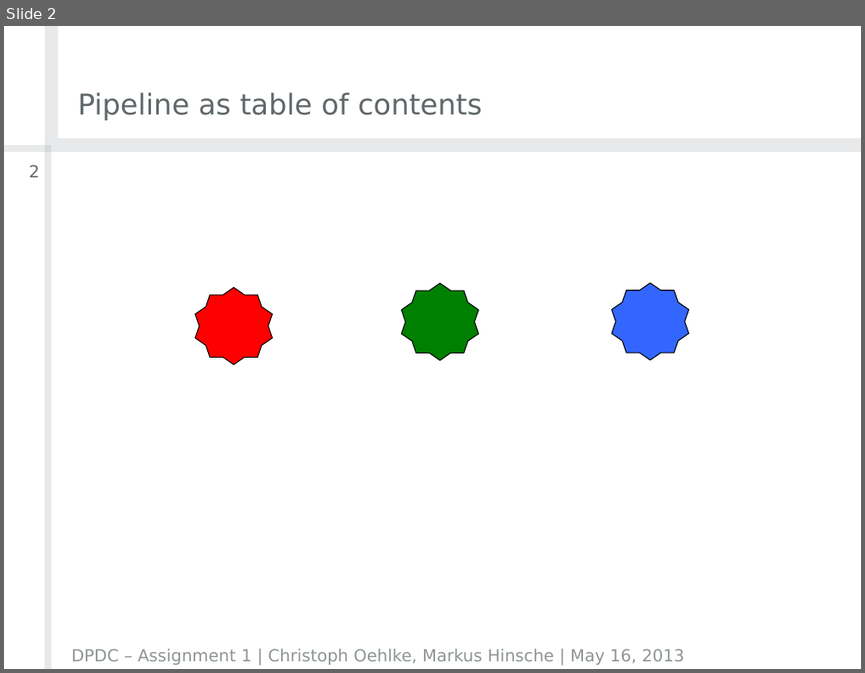
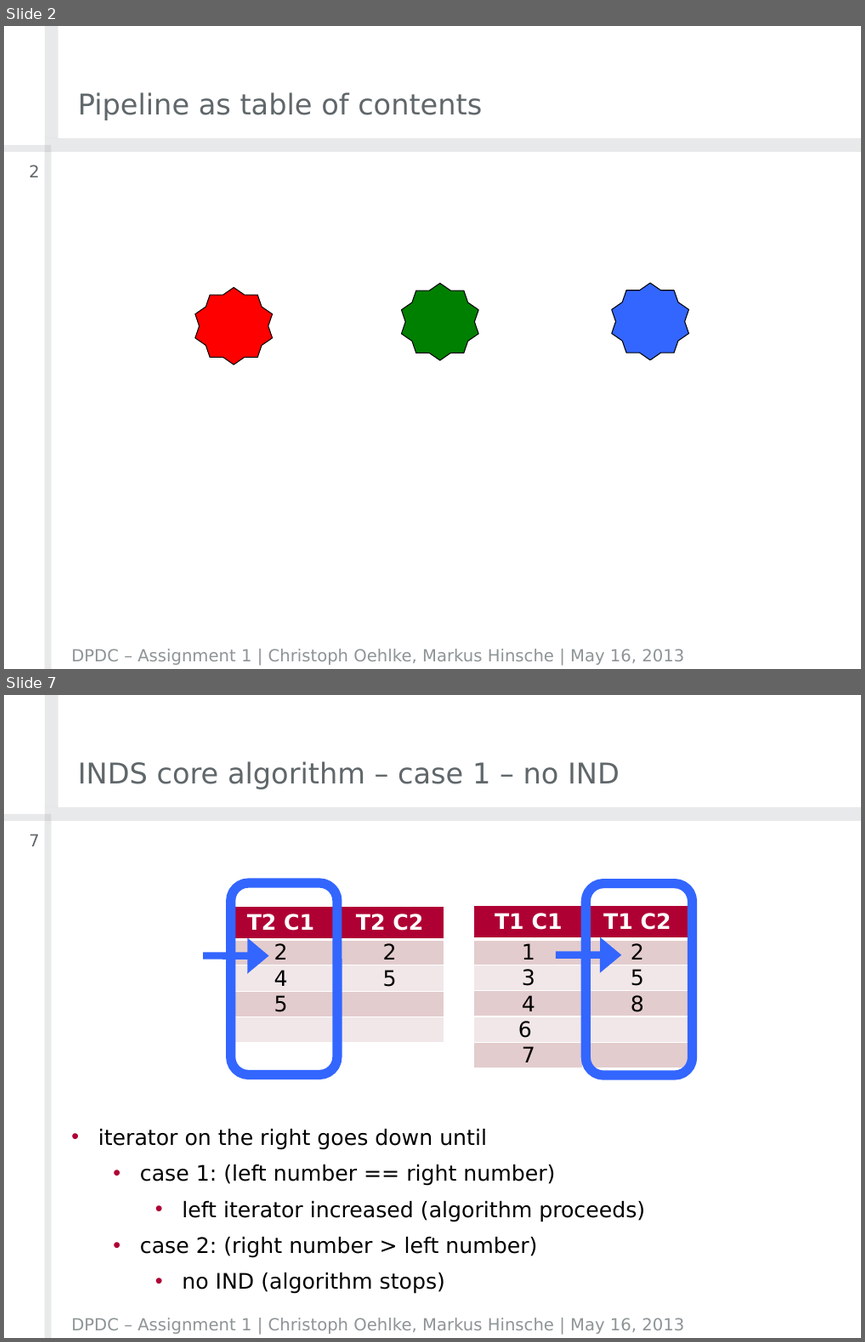
Before and after one commit to crizzy/dpdc-exercises, a slide deck: exercise2/DPDCAssignment2Group01.pptx. Shown one above the other, each under a label of ours: slide 2 before the commit, slides 2 and 7 after it; the slides between them are not shown. The pictures are 865x673 and 865x1342 pixels, drawn with LibreOffice and Linux fonts; fonts in the diff are those of the drawing; background and template pictures are left out. Boxes give left, top, right and bottom in pixels: in the first picture for what was removed or moved away, otherwise in the second. Text is boxed around its words. In the diff, an @@ line names an element or a change of style, - is before the commit and + after.

Commit message:
work on Markus' part of presentation

```diff
--- a/exercise2/DPDCAssignment2Group01.pptx
+++ b/exercise2/DPDCAssignment2Group01.pptx
@@ slide 7 added at [4, 695, 861, 1338], background #FFFFFF; not listed: 4 template elements that a slide beside it also shows @@
@@ title added at [78, 761, 619, 789], 24 pt, text #60676A @@
+INDS core algorithm – case 1 – no IND
@@ page number added at [29, 834, 39, 846], 14 pt, text #60676A @@
+7
@@ rounded rectangle added at [231, 883, 337, 1075], outline #3366FF 8 pt @@
@@ rounded rectangle added at [585, 884, 692, 1076], outline #3366FF 8 pt @@
@@ table added at [226, 906, 443, 1046], 5 rows, 2 columns @@
+T2 C1 | T2 C2
+2 | 2
+4 | 5
+5 | 
+ | 
@@ table added at [473, 906, 691, 1073], 6 rows, 2 columns @@
+T1 C1 | T1 C2
+1 | 2
+3 | 5
+4 | 8
+6 | 
+7 | 
@@ arrow added from (203, 955) to (268, 955), #3366FF 6 pt @@
@@ arrow added from (556, 954) to (621, 954), #3366FF 6 pt @@
@@ text added at [98, 1129, 645, 1293], 18 pt, text #000000 @@
+• iterator on the right goes down until
+  • case 1: (left number == right number)
+    • left iterator increased (algorithm proceeds)
+  • case 2: (right number > left number)
+    • no IND (algorithm stops)
@@ text added at [71, 1317, 684, 1333], 14 pt, text #8E9496 @@
+DPDC – Assignment 1 | Christoph Oehlke, Markus Hinsche | May 16, 2013
```
Also in this commit, not shown: 5 slides changed, 10 other slides added.
